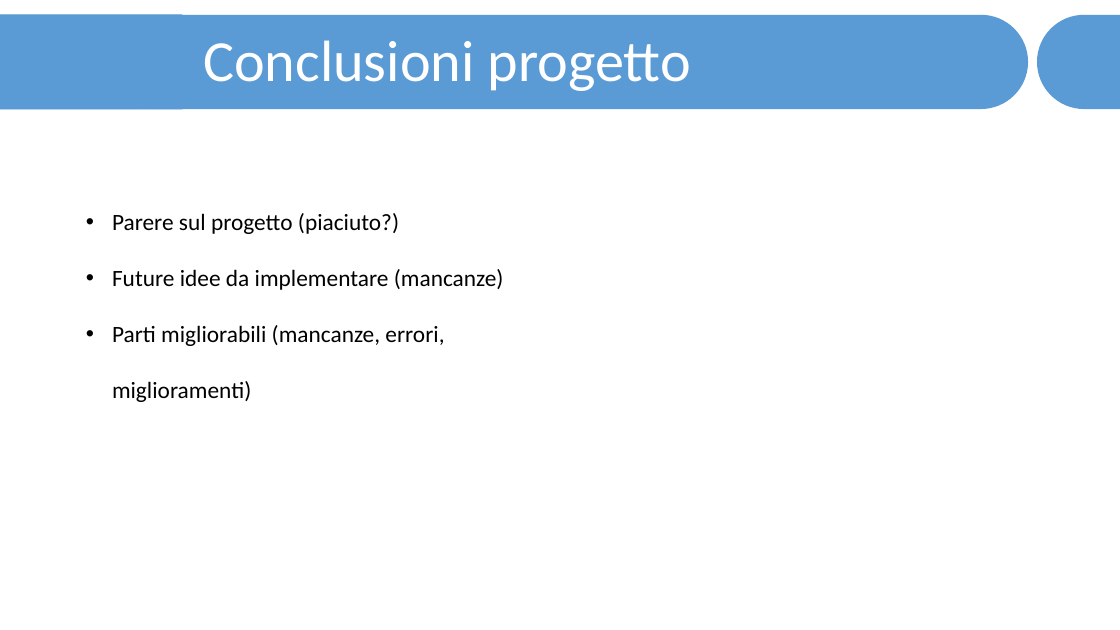
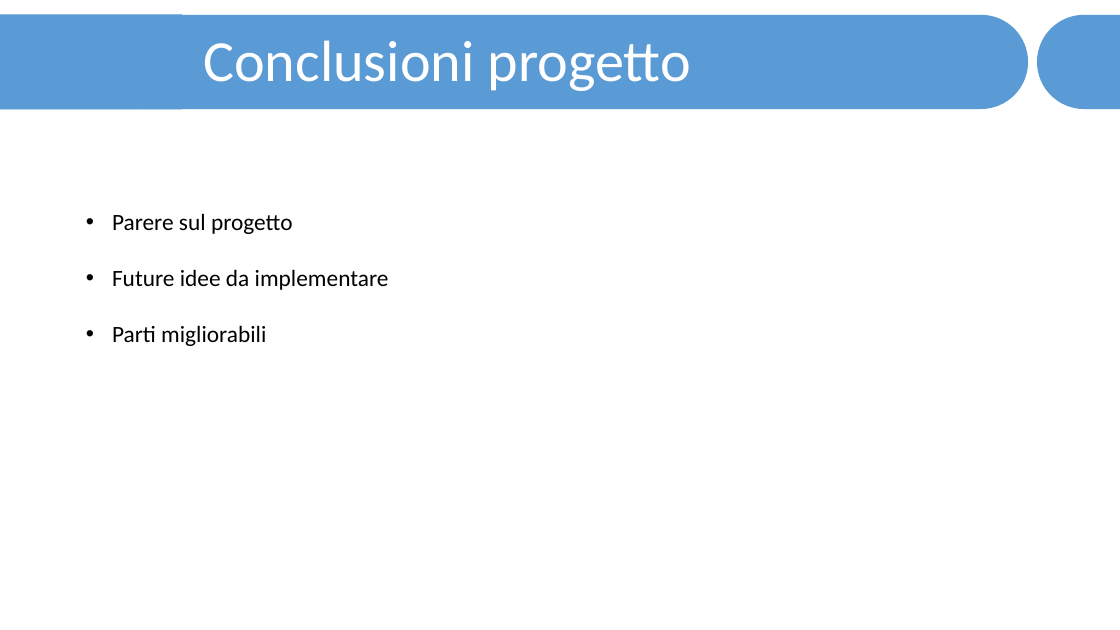
Before and after one commit to JariNaeser/Progetto2, a slide deck: slide 13 of presentazione/Presentazione - Näser Gübeli.pptx. Drawn at 1120x630 pixels with LibreOffice and Linux fonts; fonts in the diff are those of the drawing. Boxes give left, top, right and bottom in pixels: in the first picture for what was removed or moved away, otherwise in the second. Text is boxed around its words. In the diff, an @@ line names an element or a change of style, - is before the commit and + after.

```diff
--- a/presentazione/Presentazione - Näser Gübeli.pptx
+++ b/presentazione/Presentazione - Näser Gübeli.pptx
@@ text at (112,213,389,346): text changed @@
-• Parere sul progetto (piaciuto?)
-• Future idee da implementare (mancanze)
-• Parti migliorabili (mancanze, errori, miglioramenti)
+• Parere sul progetto
+• Future idee da implementare
+• Parti migliorabili
```
Also in this commit, not shown: 5 other slides changed.
